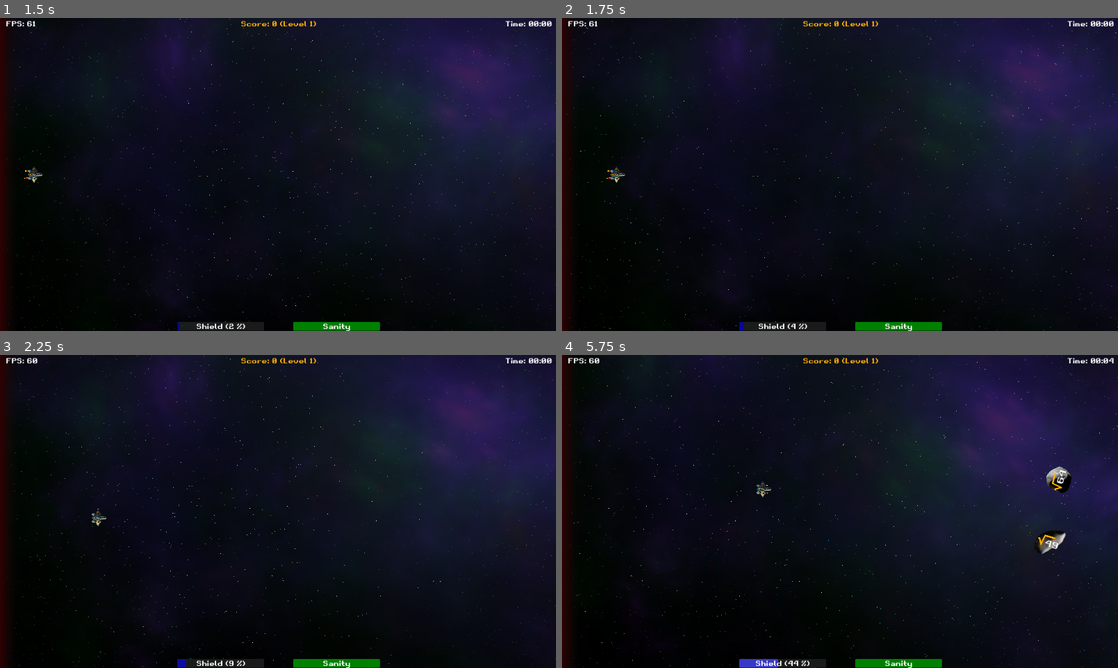
Above: before the commit, frames 1-4 (two rows, left to right).
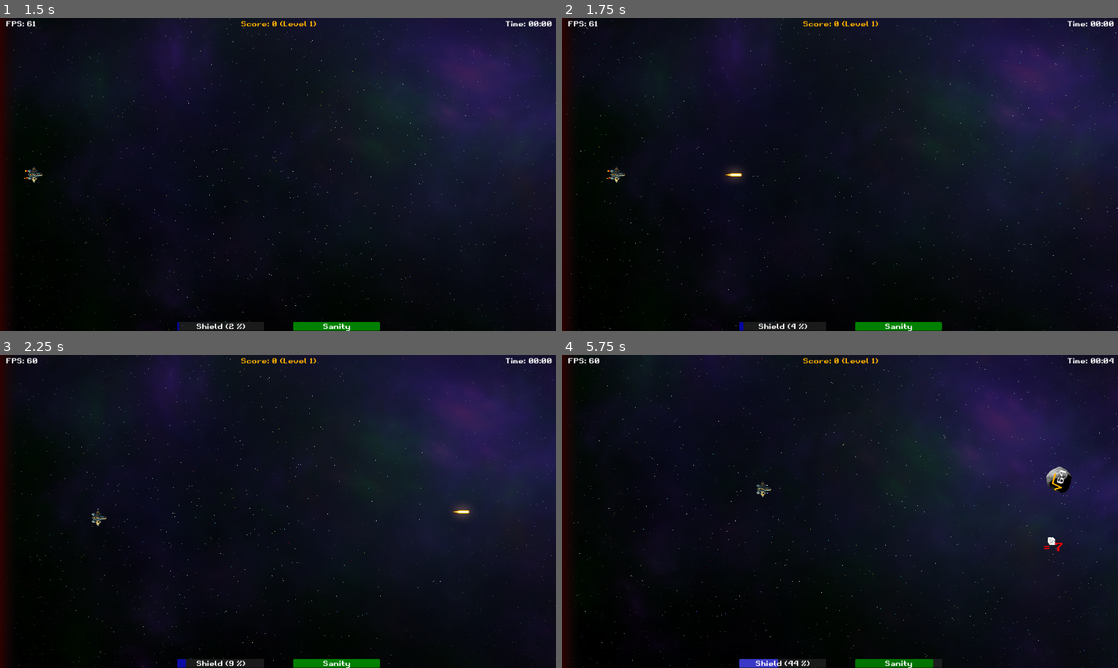
Above: after the commit, the same moments.

Repository: gingerr/ggj-2023-roots-one
Game: Godot game, scene res://pregame/MainMenu.tscn
Two runs of this game, one before a commit and one after it. Both use one fixed random seed, a clock stepped at 60 frames per second and the inputs below.
Inputs (mouse positions are in pixels of both pictures, inside the frame that each line leads up to):
- Up to frame 1 (1.5 s): click "New Game" at 0.5 s; tap Enter (ui_accept) at 1.25 s; move the mouse to (400, 158) at 1.27 s; hold Right (ui_right) from 1.28 s (still down)
- Up to frame 2 (1.75 s): keep holding Right (ui_right); tap Enter (ui_accept) at 1.52 s
- Up to frame 3 (2.25 s): move the mouse to (166, 527) at 2.02 s; release Right (ui_right) at 2.03 s; hold Down (ui_down) from 2.03 s (still down)
- Up to frame 4 (5.75 s): tap Enter (ui_accept) at 2.27, 3.77, 4.52, 5.27 s; move the mouse to (895, 442) at 2.77 s; release Down (ui_down) at 2.78 s; hold Right (ui_right) 2.78-3.53 s; move the mouse to (812, 574) at 3.52 s; hold Up (ui_up) 3.53-4.28 s; move the mouse to (1006, 558) at 4.27 s; hold Left (ui_left) from 4.28 s (still down); move the mouse to (673, 464) at 5.02 s

Frame 1 is identical in both runs. In frame 2, 0.1% of the frame differs, in the area x 29-33%, y 48-52%; in frame 3, 0.1%; in frame 4, 0.3%, in the area x 66-91%, y 56-100%.

Commit message:
fixes out of bounds check in bullet

Diff:
--- a/player/Bullet.gd
+++ b/player/Bullet.gd
@@ -16,5 +16,6 @@
 	rotation = velocity.angle()
 
 func is_outside_view_bounds():
-	return position.x>DisplayServer.screen_get_size().x or position.x<0.0\
-		or position.y>DisplayServer.screen_get_size().y or position.y<0.0
+	var viewportSize: Vector2 = get_viewport_rect().size
+	return position.x>viewportSize.x or position.x<0.0\
+		or position.y>viewportSize.y or position.y<0.0
